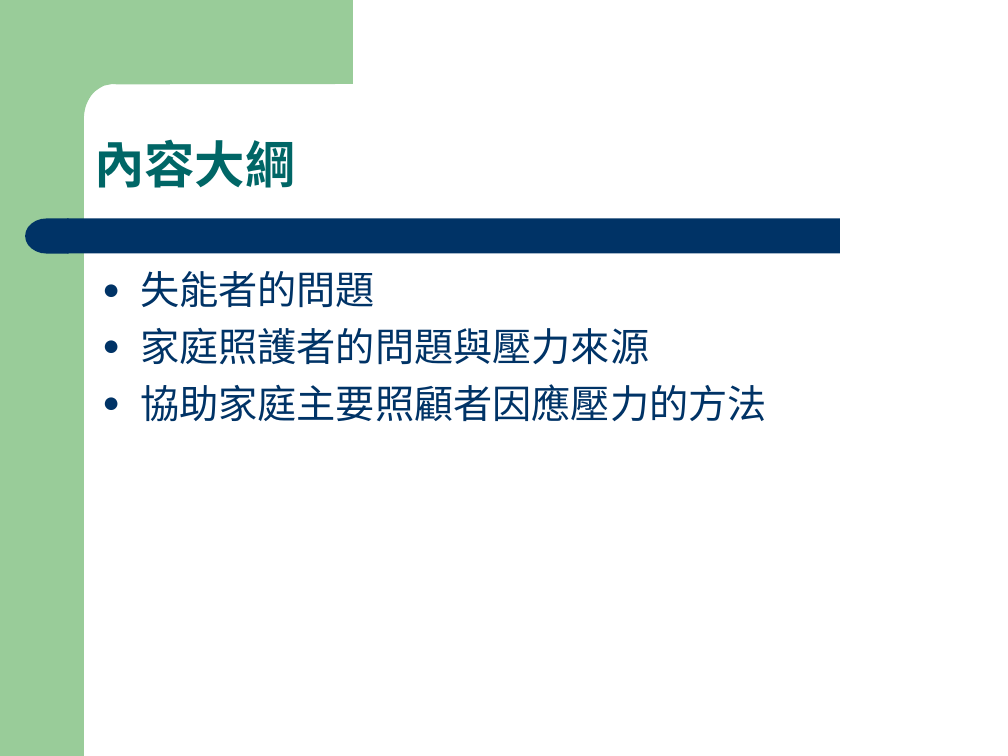
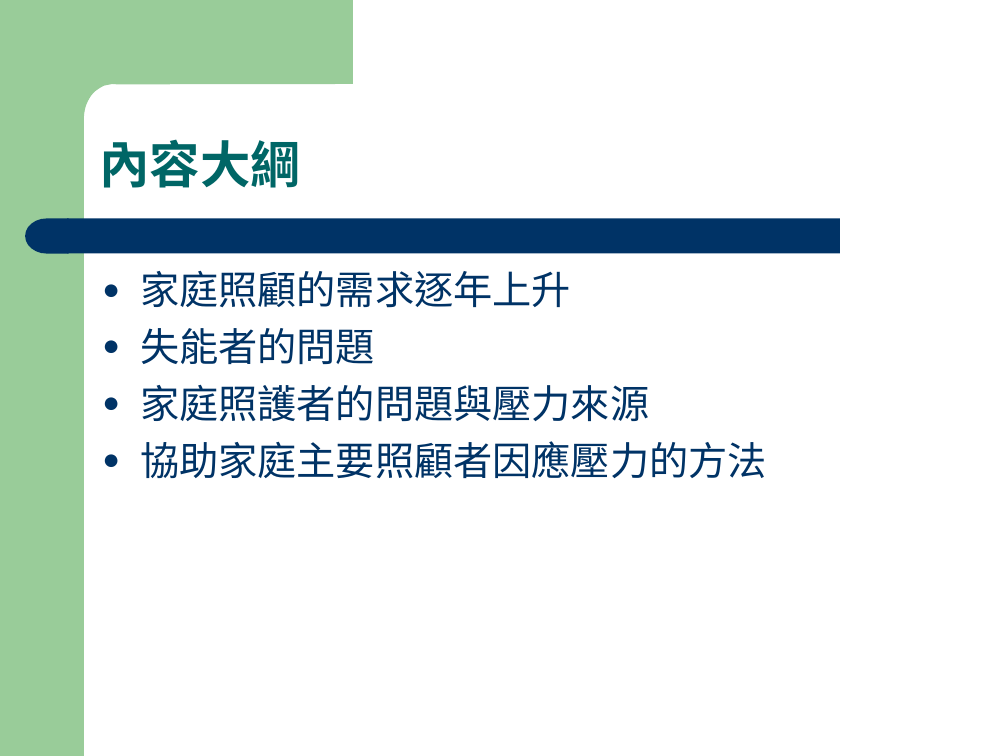
Before and after one commit to fhopecc/fhopecc, a slide deck: slide 3 of public/tutor/home_care.ppt. Drawn at 1008x756 pixels with LibreOffice and Linux fonts; fonts in the diff are those of the drawing. Boxes give left, top, right and bottom in pixels: in the first picture for what was removed or moved away, otherwise in the second. Text is boxed around its words. In the diff, an @@ line names an element or a change of style, - is before the commit and + after.

```diff
--- a/public/tutor/home_care.ppt
+++ b/public/tutor/home_care.ppt
@@ text "內容大綱" moved from (x1=94, y1=139, x2=296, y2=188) to (x1=99, y1=139, x2=301, y2=188) @@
@@ text at (x1=140, y1=271, x2=571, y2=308): paragraph added @@
+● 家庭照顧的需求逐年上升
```
Also in this commit, not shown: 29 other slides changed, 5 slides added, 2 slides removed, 3 other files.
